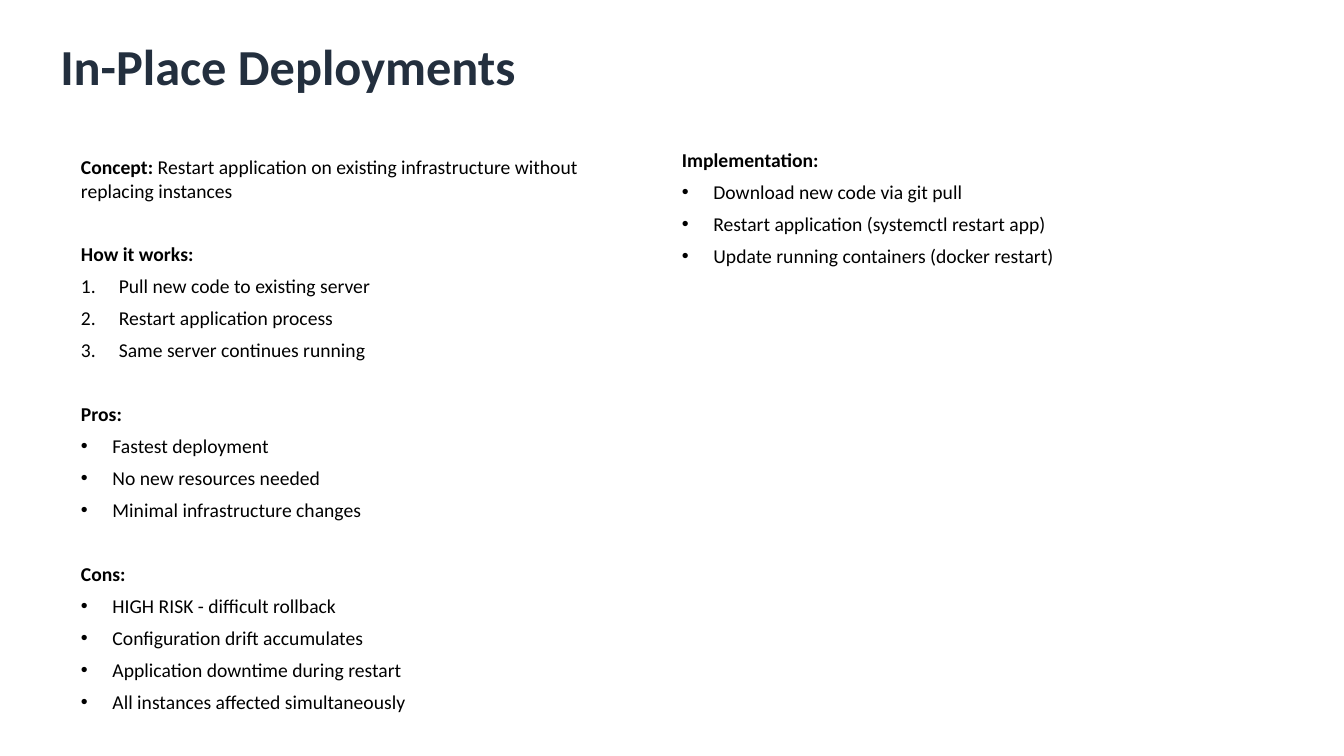
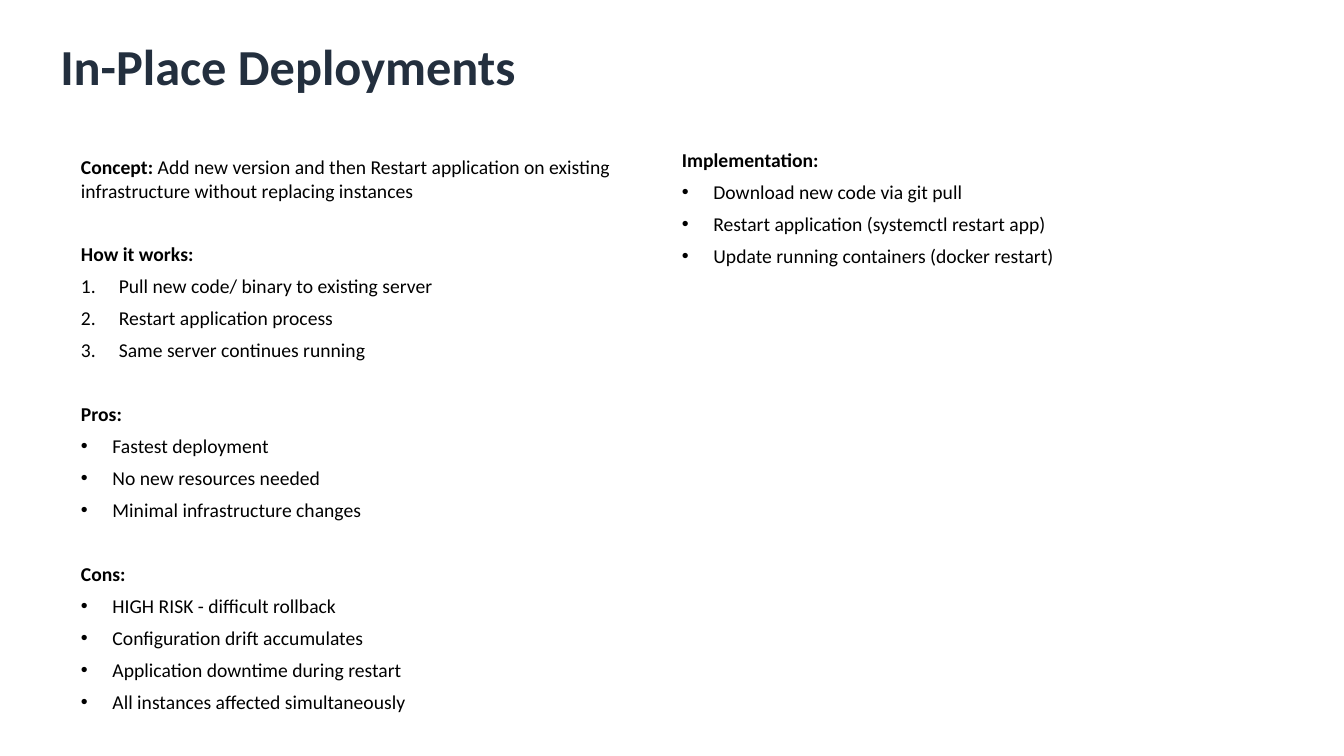
Before and after one commit to aishp411/PPMCAD12, a slide deck: slide 4 of AWS/DeploymentStrategies.pptx (slide 8 before the commit). Drawn at 1344x756 pixels with LibreOffice and Linux fonts; fonts in the diff are those of the drawing. Boxes give left, top, right and bottom in pixels: in the first picture for what was removed or moved away, otherwise in the second. Text is boxed around its words. In the diff, an @@ line names an element or a change of style, - is before the commit and + after.

```diff
--- a/AWS/DeploymentStrategies.pptx
+++ b/AWS/DeploymentStrategies.pptx
@@ text at (81, 160, 609, 202): text changed @@
-Concept: Restart application on existing infrastructure without replacing instances
+Concept: Add new version and then Restart application on existing infrastructure without replacing instances
@@ text at (119, 279, 432, 297): text changed @@
-1. Pull new code to existing server
+1. Pull new code/ binary to existing server
```
Also in this commit, not shown: 3 other slides changed, 2 other files.
